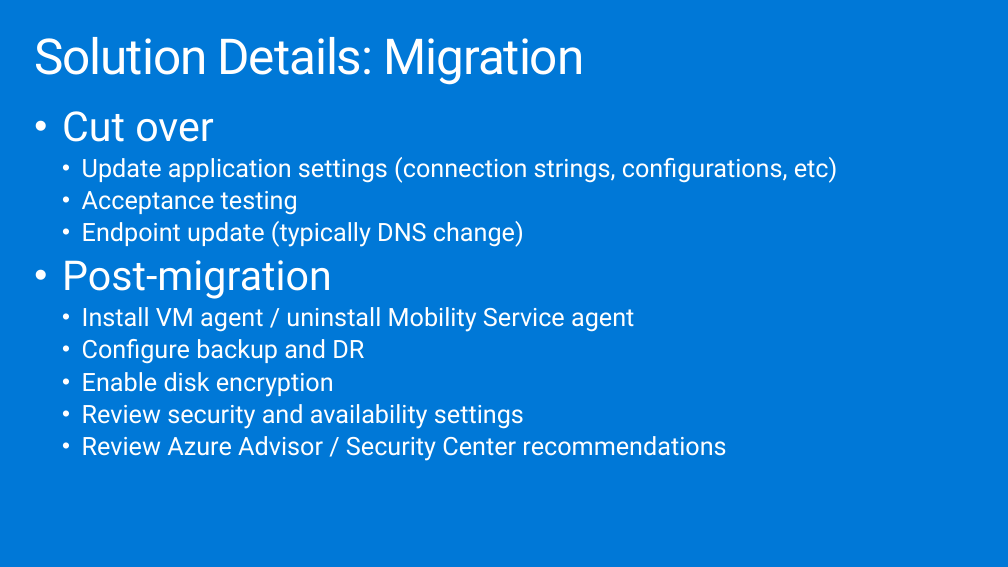
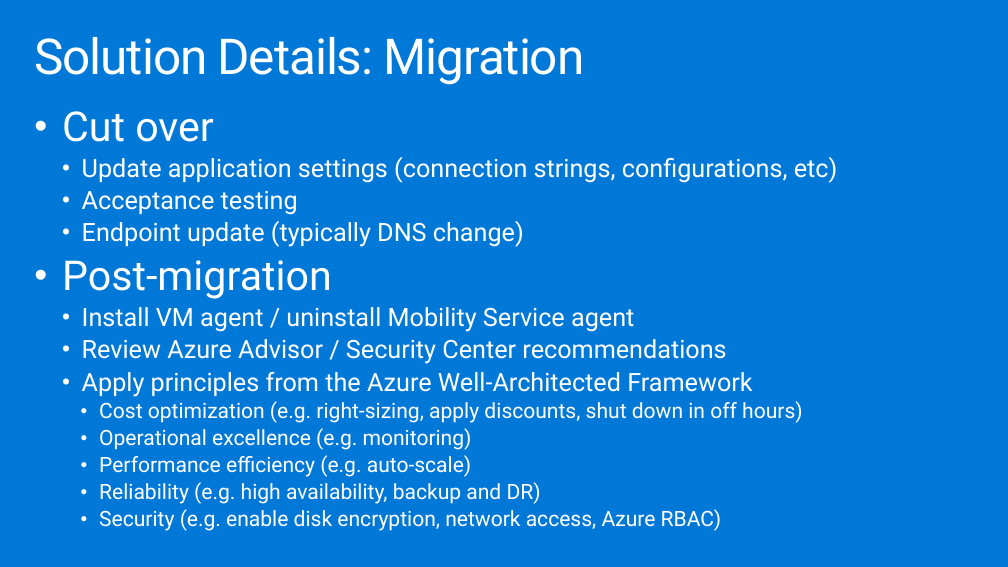
Before and after one commit to walezbee/AzureFunMigration, a slide deck: slide 26 of Whiteboard design session/WDS trainer presentation - Line-of-business application migration.pptx (slide 25 before the commit). Drawn at 1008x567 pixels with LibreOffice and Linux fonts; fonts in the diff are those of the drawing. Boxes give left, top, right and bottom in pixels: in the first picture for what was removed or moved away, otherwise in the second. Text is boxed around its words. In the diff, an @@ line names an element or a change of style, - is before the commit and + after.

```diff
--- a/Whiteboard design session/WDS trainer presentation - Line-of-business application migration.pptx
+++ b/Whiteboard design session/WDS trainer presentation - Line-of-business application migration.pptx
@@ text at [82, 339, 524, 429]: paragraphs removed @@
-  • Configure backup and DR
-  • Enable disk encryption
-  • Review security and availability settings
@@ text at [82, 372, 803, 531]: paragraphs added @@
+  • Apply principles from the Azure Well-Architected Framework
+    • Cost optimization (e.g. right-sizing, apply discounts, shut down in off hours)
+    • Operational excellence (e.g. monitoring)
+    • Performance efficiency (e.g. auto-scale)
+    • Reliability (e.g. high availability, backup and DR)
+    • Security (e.g. enable disk encryption, network access, Azure RBAC)
```
Also in this commit, not shown: 3 other slides changed, 1 slide added, 2 other files.
